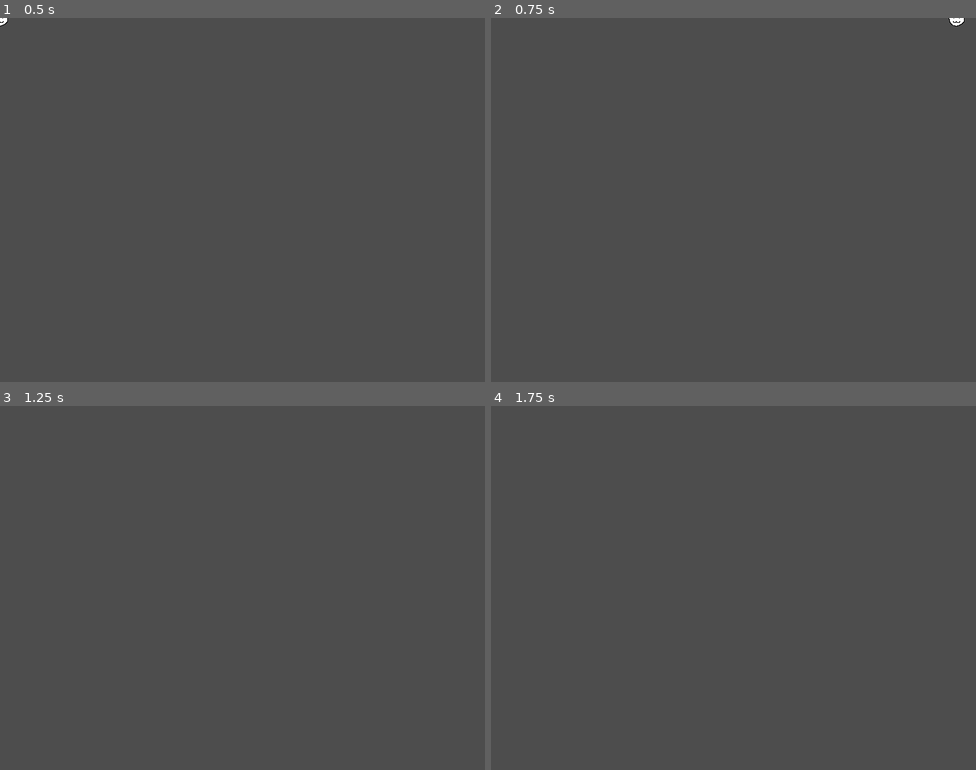
Above: before the commit, frames 1-4 (two rows, left to right).
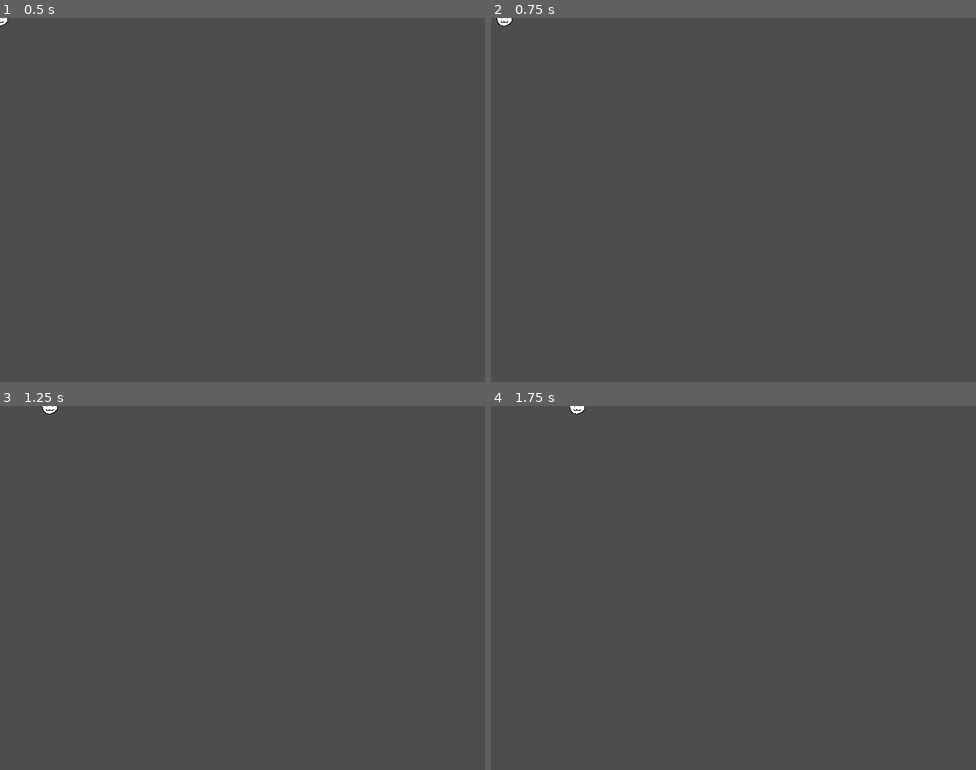
Above: after the commit, the same moments.

Repository: RubeculaBee/dream-catcher
Game: Godot game, scene res://Scenes/Gameobjects/Player.tscn
Two runs of this game, one before a commit and one after it. Both use one fixed random seed, a clock stepped at 60 frames per second and the inputs below. The project has no main scene, so this scene is started directly.
Inputs:
- Up to frame 1 (0.5 s): no input
- Up to frame 2 (0.75 s): tap Enter at 0.5 s; hold Right (right) from 0.53 s (still down)
- Up to frame 3 (1.25 s): keep holding Right (right)
- Up to frame 4 (1.75 s): release Right (right) at 1.28 s; hold Down (down) from 1.28 s (still down)

Frame 1 is identical in both runs. In frame 2, 0.1% of the frame differs, in the area x 1-98%, y 0-3%; in frame 3, less than 0.1%; in frame 4, less than 0.1%.

Commit message:
tile based movement but good

Diff:
--- a/Scenes/Gameobjects/Player.tscn
+++ b/Scenes/Gameobjects/Player.tscn
@@ -9,4 +9,3 @@
 
 [node name="AnimatedSprite2D" type="AnimatedSprite2D" parent="."]
 sprite_frames = ExtResource("1_ei5lw")
-script = ExtResource("1_tyf51")
--- a/Scripts/player.gd
+++ b/Scripts/player.gd
@@ -1,12 +1,20 @@
 extends Node2D
 
+var input_direction: Vector2
+var move_direction: Vector2
+
 @onready var sprite: AnimatedSprite2D = find_child("AnimatedSprite2D")
-const TILE_SIZE: int = 32
 
-func _process(_delta: float) -> void:
-	var move_direction: Vector2 = get_movement()
+const TILE_SIZE: int = 32 # in pixels
+const MOVE_SPEED: int = 4 # in tiles per second
 
-	move(move_direction)
+func _process(delta: float) -> void:
+	input_direction = get_movement()
+
+	if move_direction == Vector2.ZERO:
+		try_move()
+	else:
+		smoothe_move(delta)
 
 
 func get_movement() -> Vector2:
@@ -16,12 +24,21 @@
 
 	return dir.round()
 
-func move(move_dir: Vector2) -> bool:
-	if move_dir.y != 0:
-		position.y += move_dir.y * TILE_SIZE
+func try_move() -> bool:
+	if input_direction.y != 0:
+		move_direction.y = input_direction.y
 		return true
-	elif move_dir.x != 0:
-		position.x += move_dir.x * TILE_SIZE
+	elif input_direction.x != 0:
+		move_direction.x = input_direction.x
 		return true
 
 	return false
+
+func smoothe_move(delta: float) -> void:
+	# round the position so that the player is always at an integer position
+	# because we are doing modulus later, so decimal position can mess things up
+	position += (move_direction * TILE_SIZE * MOVE_SPEED * delta).round()
+
+	# if player is in the middle of the tile, stop moving
+	if ((position.x as int) % TILE_SIZE == 16) and ((position.y as int) % TILE_SIZE == 16):
+		move_direction = Vector2.ZERO
